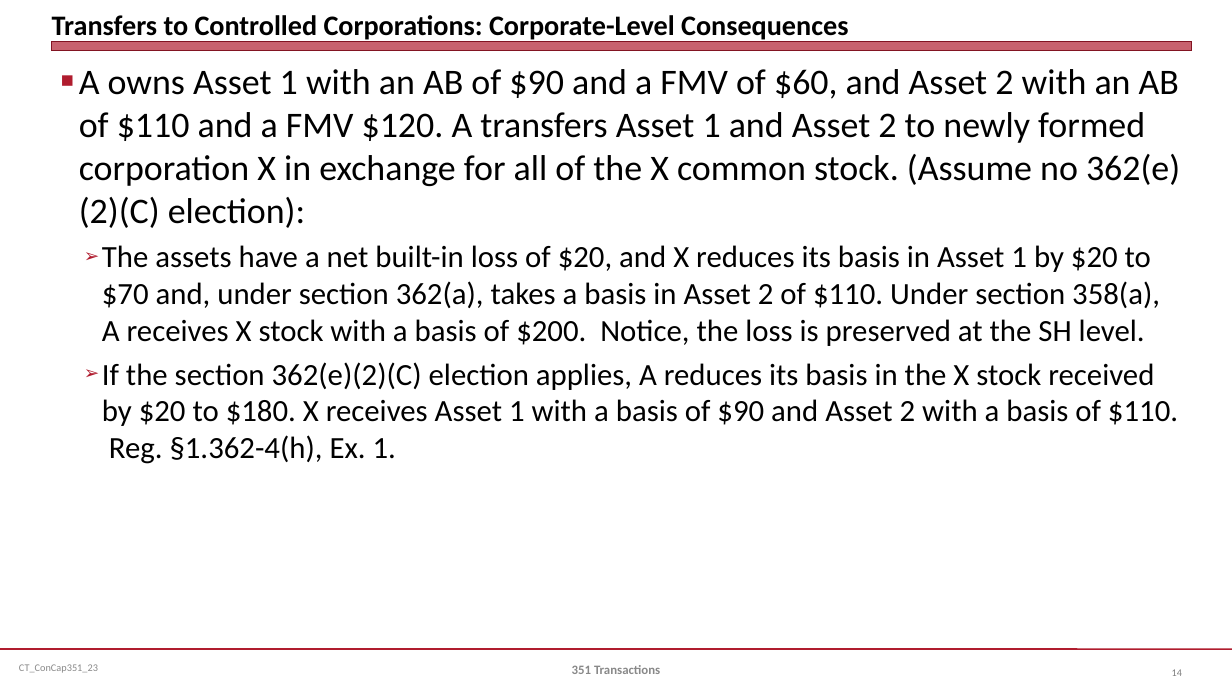
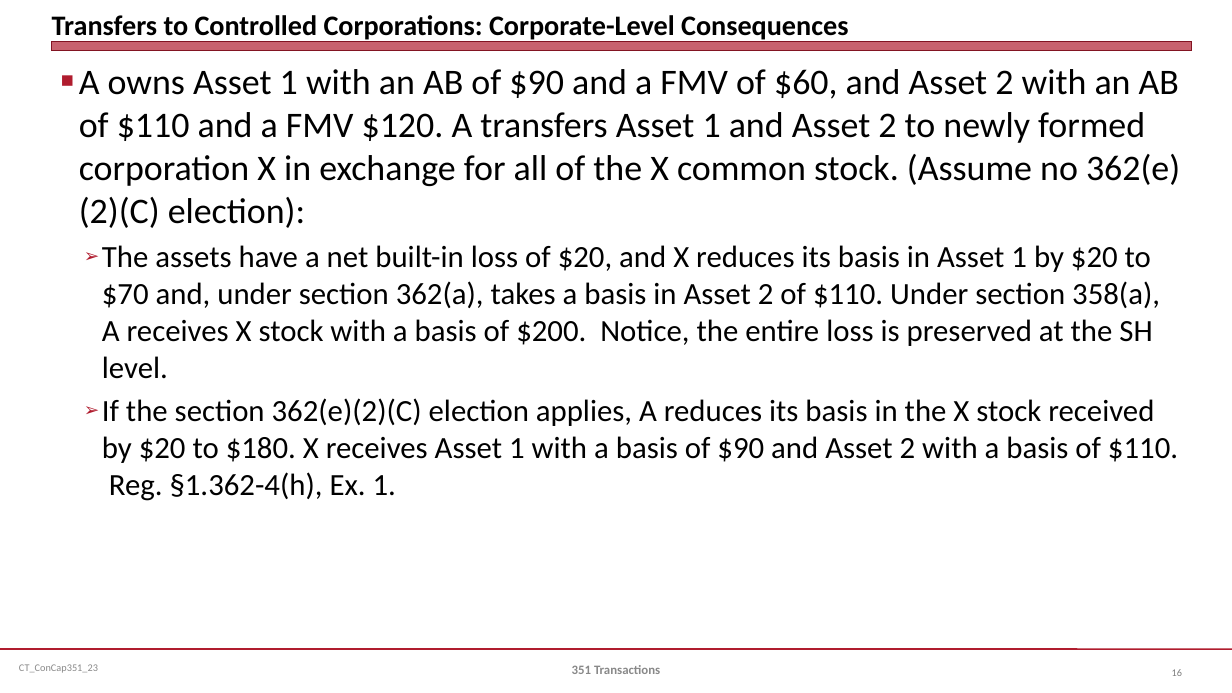
Before and after one commit to jmc877/Corporate-Tax, a slide deck: slide 16 of slides/CT_ConCap351_23.pptx (slide 14 before the commit). Drawn at 1232x693 pixels with LibreOffice and Linux fonts; fonts in the diff are those of the drawing. Boxes give left, top, right and bottom in pixels: in the first picture for what was removed or moved away, otherwise in the second. Text is boxed around its words. In the diff, an @@ line names an element or a change of style, - is before the commit and + after.

```diff
--- a/slides/CT_ConCap351_23.pptx
+++ b/slides/CT_ConCap351_23.pptx
@@ text at box(102, 245, 1160, 379): text changed @@
-  ➢ The assets have a net built-in loss of $20, and X reduces its basis in Asset 1 by $20 to $70 and, under section 362(a), takes a basis in Asset 2 of $110. Under section 358(a), A receives X stock with a basis of $200. Notice, the loss is preserved at the SH level.
+  ➢ The assets have a net built-in loss of $20, and X reduces its basis in Asset 1 by $20 to $70 and, under section 362(a), takes a basis in Asset 2 of $110. Under section 358(a), A receives X stock with a basis of $200. Notice, the entire loss is preserved at the SH level.
```
Also in this commit, not shown: 2 other slides changed, 2 slides added.
